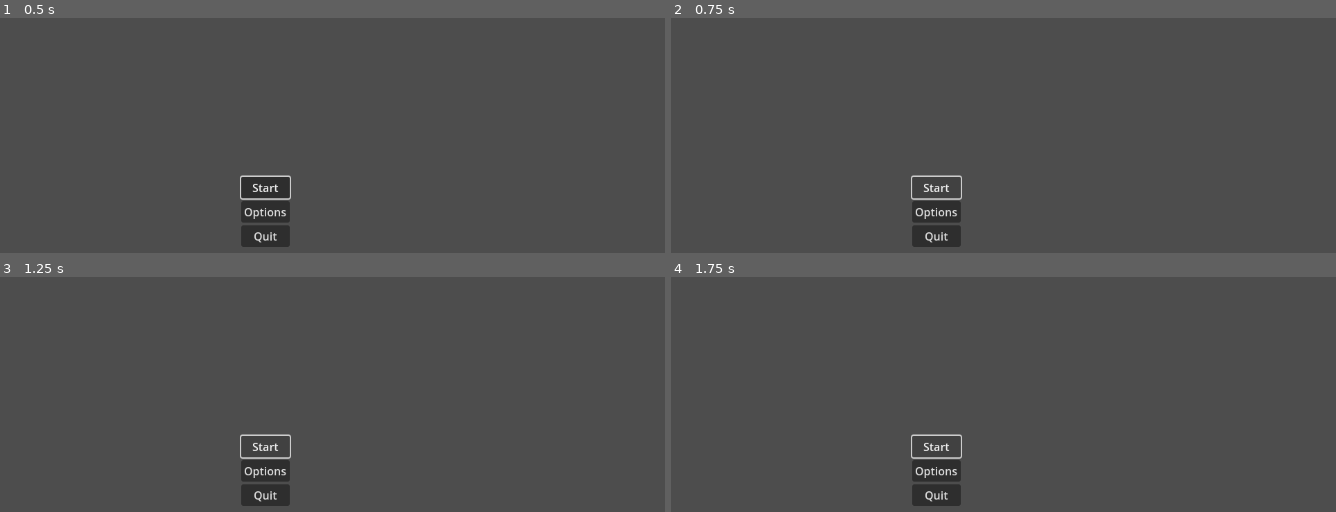
Above: before the commit, frames 1-4 (two rows, left to right).
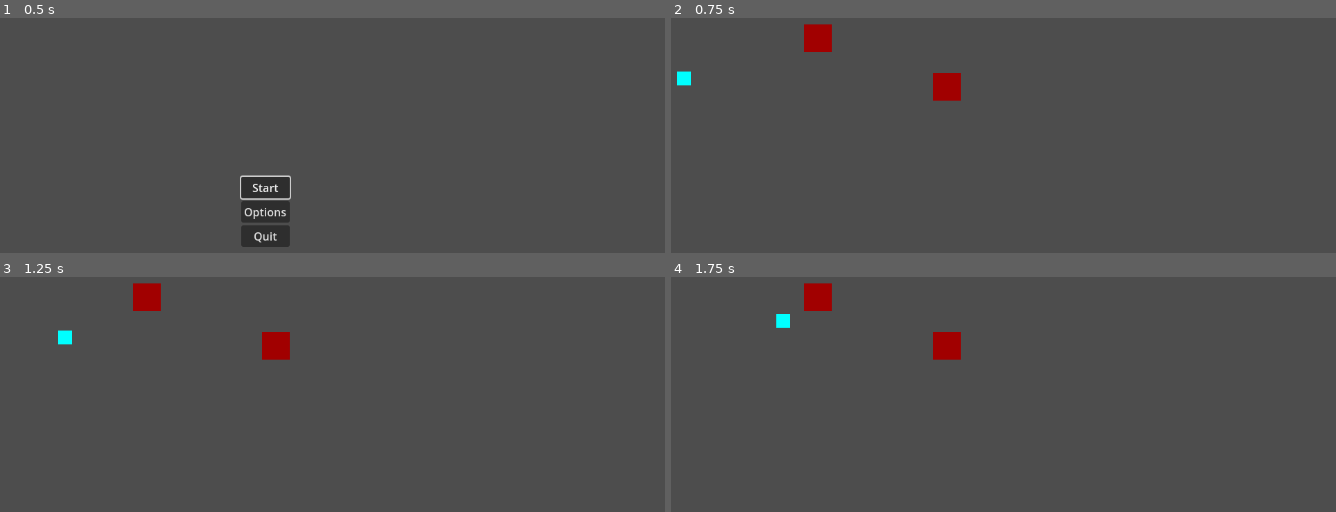
Above: after the commit, the same moments.

Repository: AndreastiUia/BachelorProject
Game: Godot game, scene res://menu.tscn
The game is run twice, just before and just after one commit, with the same random seed, the same clock (stepped at 60 frames per second) and the same inputs. The project has no main scene, so this scene is started directly.
Inputs (mouse positions are in pixels of both pictures, inside the frame that each line leads up to):
- Up to frame 1 (0.5 s): no input
- Up to frame 2 (0.75 s): click "Start" at 0.5 s
- Up to frame 3 (1.25 s): no input
- Up to frame 4 (1.75 s): click (937, 446) at 1.25 s, where only the run before the commit has a clickable "Start"

Frame 1 is identical in both runs. In frame 2, 2.6% of the frame differs, in the area x 0-44%, y 2-98%; in frame 3, 2.6%; in frame 4, 2.6%.

Commit message:
Box search and destroy

Diff:
--- /dev/null
+++ b/Player.gd
@@ -0,0 +1,34 @@
+extends CharacterBody2D
+
+
+const SPEED = 150.0
+
+var Searching = true
+var objectPosition = Vector2.ZERO
+
+# Get the gravity from the project settings to be synced with RigidBody nodes.
+
+
+
+func _physics_process(delta):
+
+
+	if Searching:
+		velocity.x = SPEED
+		velocity.y = 0
+	else:
+		var direction = (objectPosition - self.global_position).normalized()
+		velocity = direction * SPEED
+
+	move_and_slide()
+
+
+func _on_area_2d_body_entered(body):
+	if body.name == "RedBox":
+		Searching = false
+		objectPosition = body.global_position
+
+
+func _on_area_2d_body_exited(body):
+	if body.name == "RedBox":
+		Searching = true
--- /dev/null
+++ b/Player.tscn
@@ -0,0 +1,31 @@
+[gd_scene load_steps=4 format=3 uid="uid://c7s3igx2pk0i3"]
+
+[ext_resource type="Script" path="res://Player.gd" id="1_6jcbd"]
+
+[sub_resource type="RectangleShape2D" id="RectangleShape2D_kubdg"]
+
+[sub_resource type="CircleShape2D" id="CircleShape2D_j6fkr"]
+radius = 76.0
+
+[node name="Player" type="Node2D"]
+
+[node name="Player" type="CharacterBody2D" parent="."]
+script = ExtResource("1_6jcbd")
+
+[node name="CollisionShape2D" type="CollisionShape2D" parent="Player"]
+shape = SubResource("RectangleShape2D_kubdg")
+
+[node name="ColorRect" type="ColorRect" parent="Player"]
+offset_left = -10.0
+offset_top = -10.0
+offset_right = 10.0
+offset_bottom = 10.0
+color = Color(0, 1, 1, 1)
+
+[node name="Area2D" type="Area2D" parent="Player"]
+
+[node name="CollisionShape2D" type="CollisionShape2D" parent="Player/Area2D"]
+shape = SubResource("CircleShape2D_j6fkr")
+
+[connection signal="body_entered" from="Player/Area2D" to="Player" method="_on_area_2d_body_entered"]
+[connection signal="body_exited" from="Player/Area2D" to="Player" method="_on_area_2d_body_exited"]
--- /dev/null
+++ b/World.tscn
@@ -0,0 +1,15 @@
+[gd_scene load_steps=3 format=3 uid="uid://cx02hlec84uwt"]
+
+[ext_resource type="PackedScene" uid="uid://c7s3igx2pk0i3" path="res://Player.tscn" id="1_swnku"]
+[ext_resource type="PackedScene" uid="uid://c8yyga2bb346y" path="res://red_box.tscn" id="2_n8kyu"]
+
+[node name="Node2D" type="Node2D"]
+
+[node name="World" parent="." instance=ExtResource("1_swnku")]
+position = Vector2(187, 132)
+
+[node name="RedBox" parent="." instance=ExtResource("2_n8kyu")]
+position = Vector2(405, 74)
+
+[node name="RedBox2" parent="." instance=ExtResource("2_n8kyu")]
+position = Vector2(591, 144)
--- a/menu.gd
+++ b/menu.gd
@@ -12,7 +12,7 @@
 
 
 func _on_start_button_pressed():
-	pass # Replace with function body.
+	get_tree().change_scene_to_file("res://World.tscn")
 
 
 func _on_quit_button_pressed():
--- /dev/null
+++ b/red_box.gd
@@ -0,0 +1,7 @@
+extends Node2D
+
+
+
+func _on_area_2d_body_entered(body):
+	if body.name == "Player":
+		self.queue_free()
--- /dev/null
+++ b/red_box.tscn
@@ -0,0 +1,34 @@
+[gd_scene load_steps=5 format=3 uid="uid://c8yyga2bb346y"]
+
+[ext_resource type="Script" path="res://red_box.gd" id="1_lrfxm"]
+
+[sub_resource type="PhysicsMaterial" id="PhysicsMaterial_bfymk"]
+
+[sub_resource type="RectangleShape2D" id="RectangleShape2D_utwje"]
+size = Vector2(40, 40)
+
+[sub_resource type="RectangleShape2D" id="RectangleShape2D_gyyts"]
+size = Vector2(42, 42)
+
+[node name="RedBox" type="Node2D"]
+script = ExtResource("1_lrfxm")
+
+[node name="RedBox" type="StaticBody2D" parent="."]
+physics_material_override = SubResource("PhysicsMaterial_bfymk")
+
+[node name="CollisionShape2D" type="CollisionShape2D" parent="RedBox"]
+shape = SubResource("RectangleShape2D_utwje")
+
+[node name="Area2D" type="Area2D" parent="RedBox"]
+
+[node name="CollisionShape2D" type="CollisionShape2D" parent="RedBox/Area2D"]
+shape = SubResource("RectangleShape2D_gyyts")
+
+[node name="ColorRect" type="ColorRect" parent="."]
+offset_left = -20.0
+offset_top = -20.0
+offset_right = 20.0
+offset_bottom = 20.0
+color = Color(0.631373, 0, 0, 1)
+
+[connection signal="body_entered" from="RedBox/Area2D" to="." method="_on_area_2d_body_entered"]
